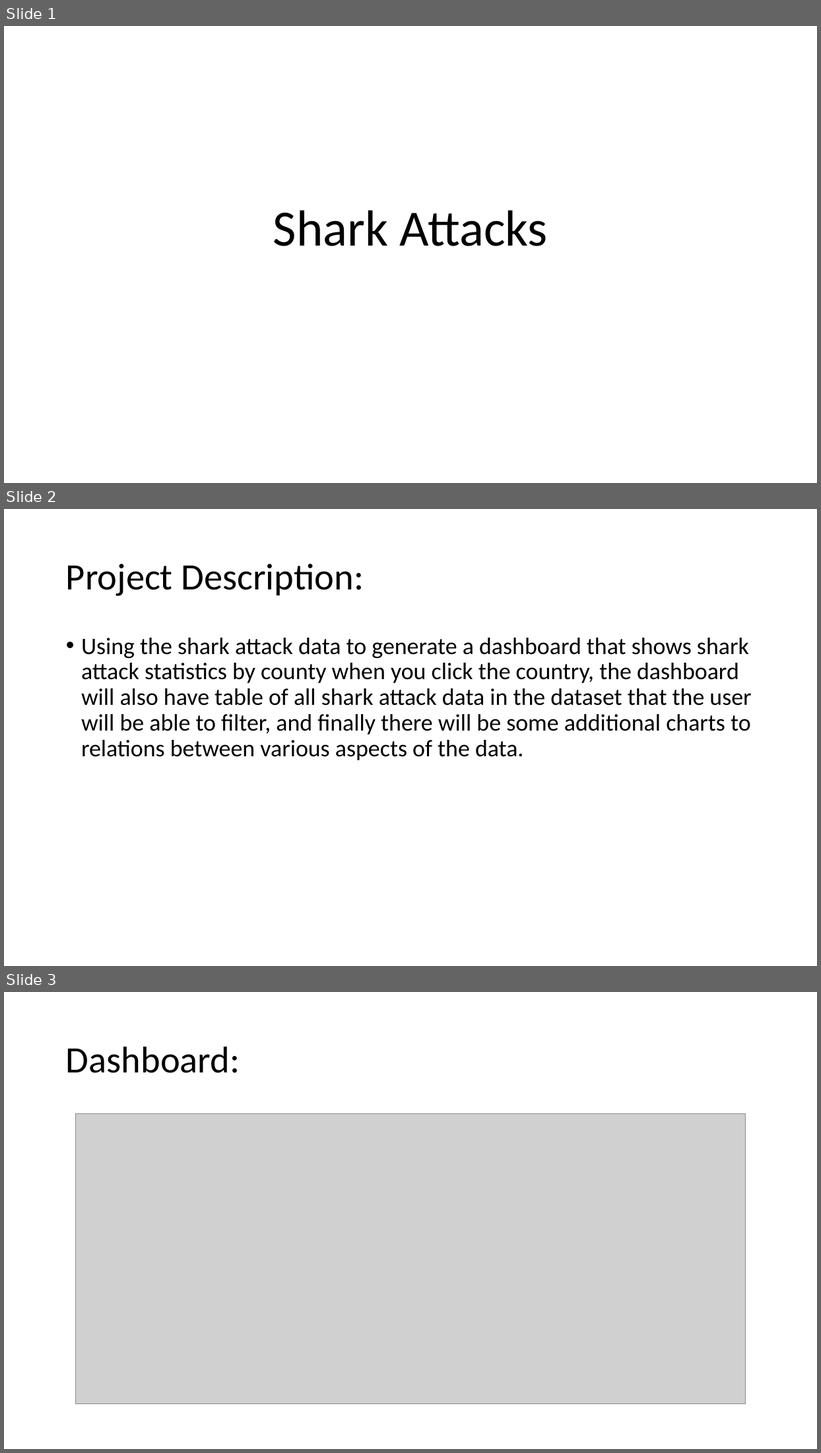
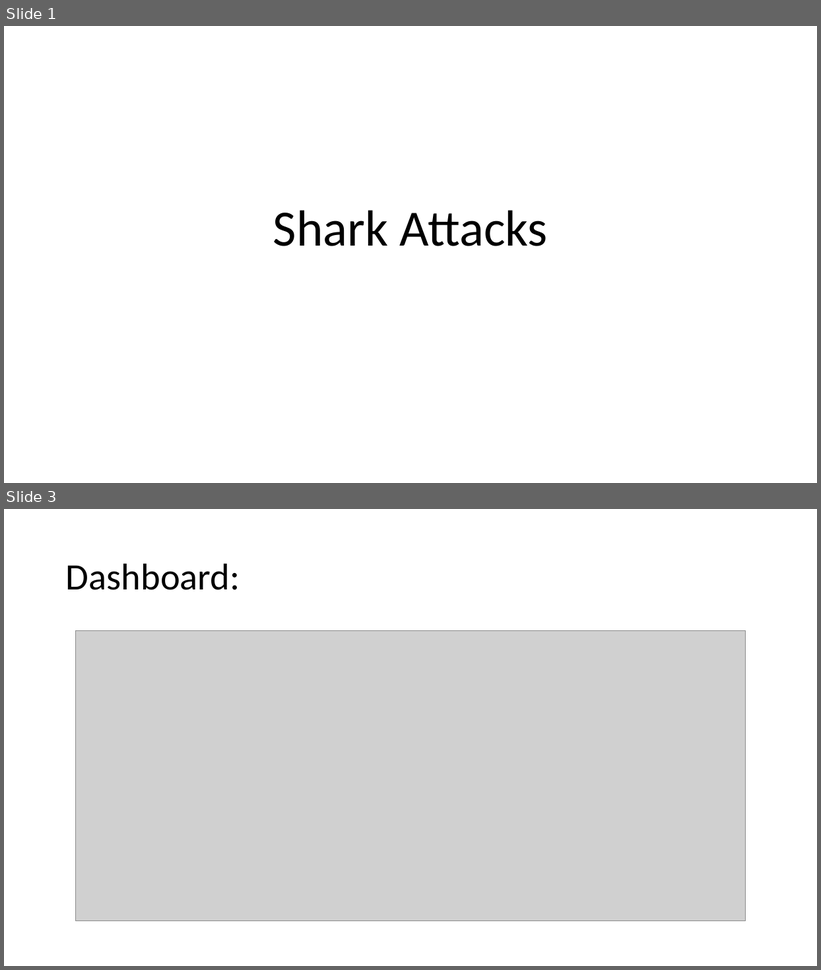
Before and after one commit to ElizaDeBarros/Project-2-Repo, a slide deck: Shark Attacks.pptx. Shown one above the other, each under a label of ours: slides 1, 2 and 3 before the commit, slides 1 and 3 after it; the slides between them are not shown. The pictures are 821x1453 and 821x970 pixels, drawn with LibreOffice and Linux fonts; fonts in the diff are those of the drawing; grey boxes stand for pictures. Boxes give left, top, right and bottom in pixels: in the first picture for what was removed or moved away, otherwise in the second. Text is boxed around its words. In the diff, an @@ line names an element or a change of style, - is before the commit and + after.

```diff
--- a/Shark Attacks.pptx
+++ b/Shark Attacks.pptx
@@ slide 2 removed at box(4, 509, 817, 966), background #FFFFFF @@
@@ title removed at box(66, 564, 364, 596) @@
-Project Description:
@@ text removed at box(81, 638, 751, 760) @@
-• Using the shark attack data to generate a dashboard that shows shark attack statistics by county when you click the country, the dashboard will also have table of all shark attack data in the dataset that the user will be able to filter, and finally there will be some additional charts to relations between various aspects of the data.
```
Also in this commit, not shown: 1 slide added, 3 other files.
